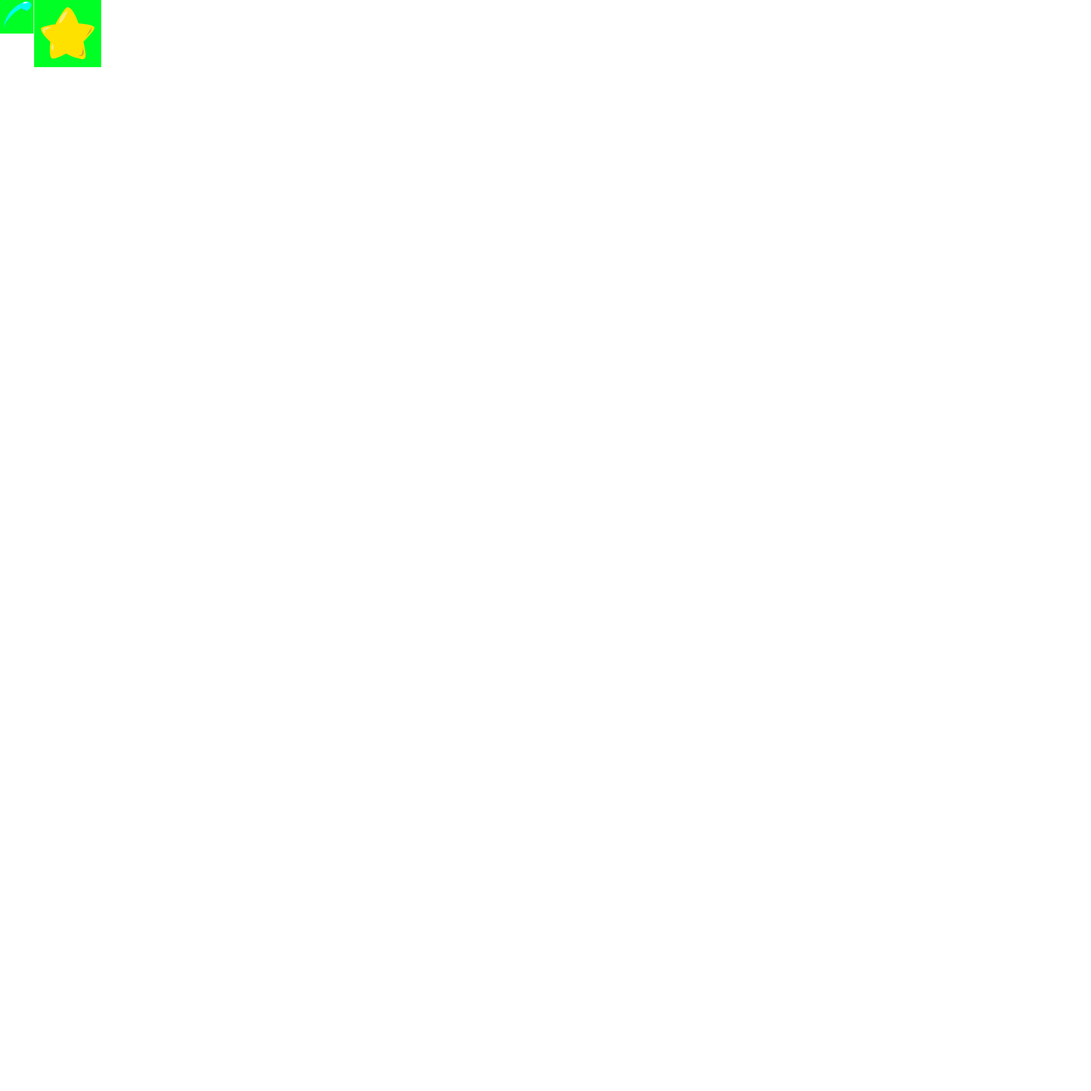
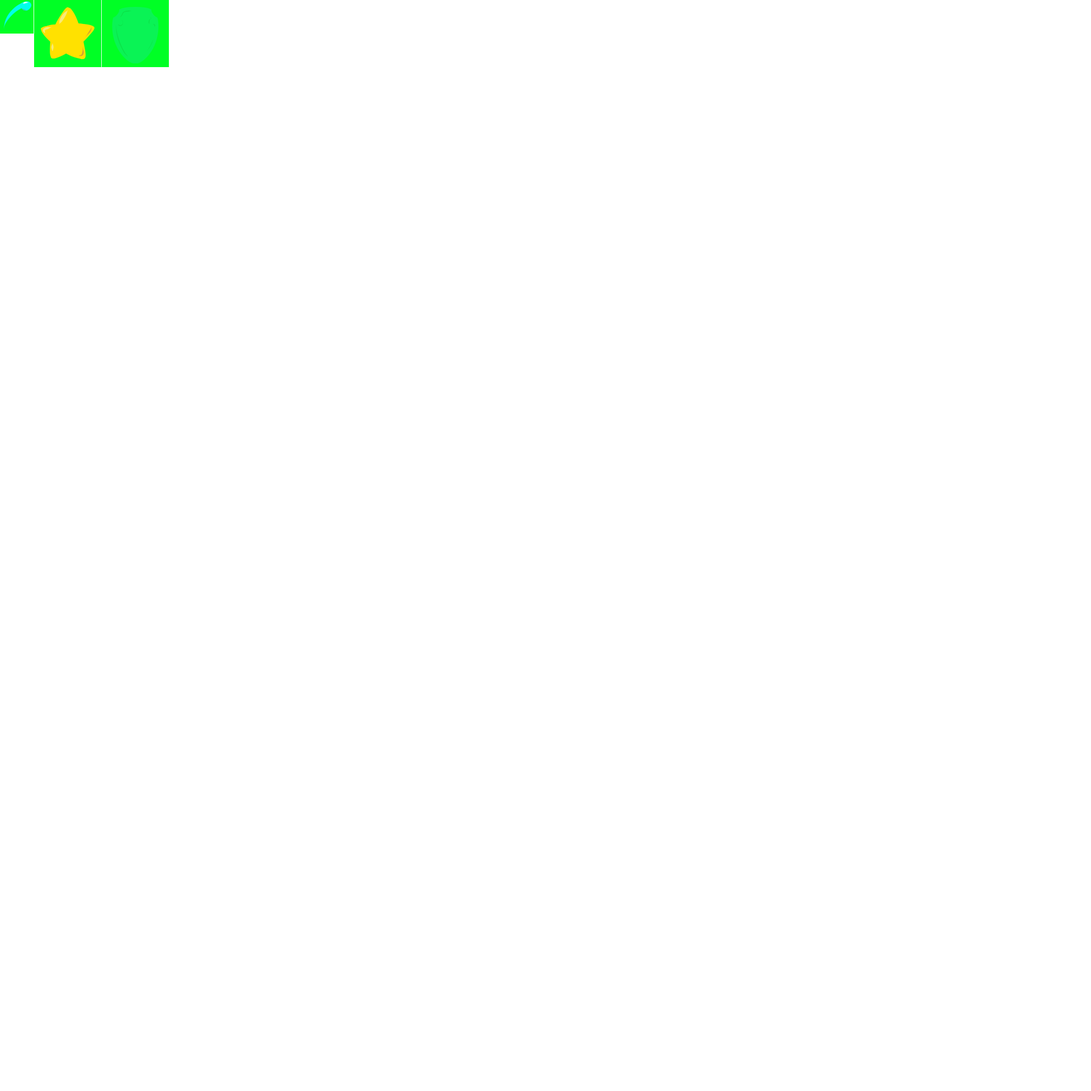
The second (1091, 1091) image is a revision of the first. Changes to its layers:
added layer "shildBuf" (25%) above "greenScreen" over (102, 0, 169, 68)
added layer "Copier de Calque de dessin 1" in group "greenScreen" over (101, 0, 169, 68)
painted on "Calque de dessin 1" over (101, 0, 169, 68)
